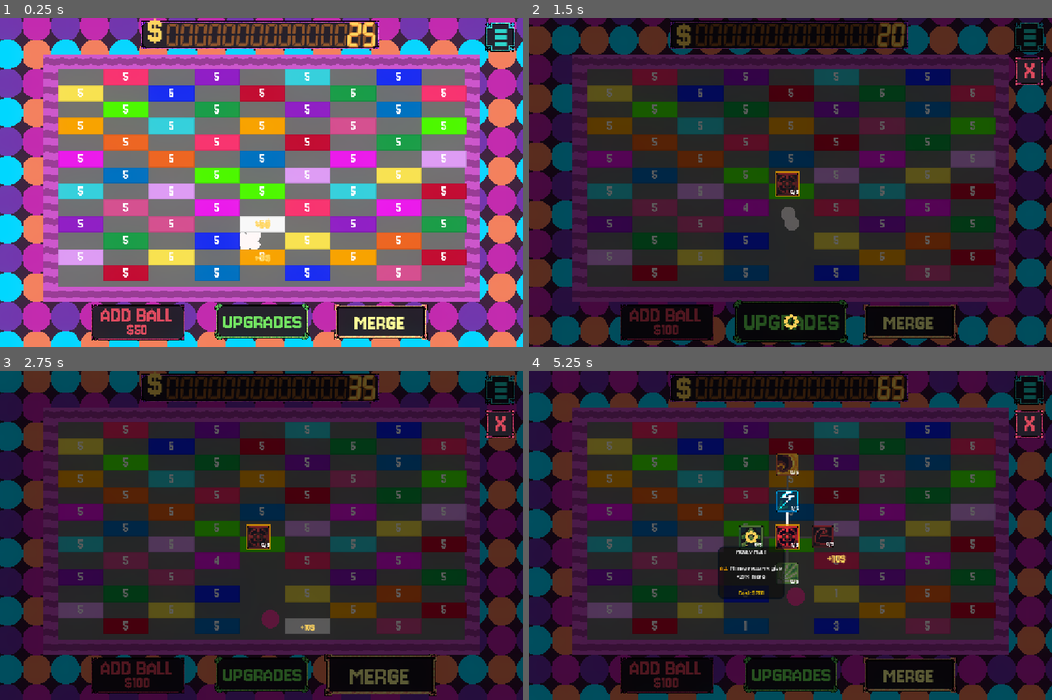
Above: before the commit, frames 1-4 (two rows, left to right).
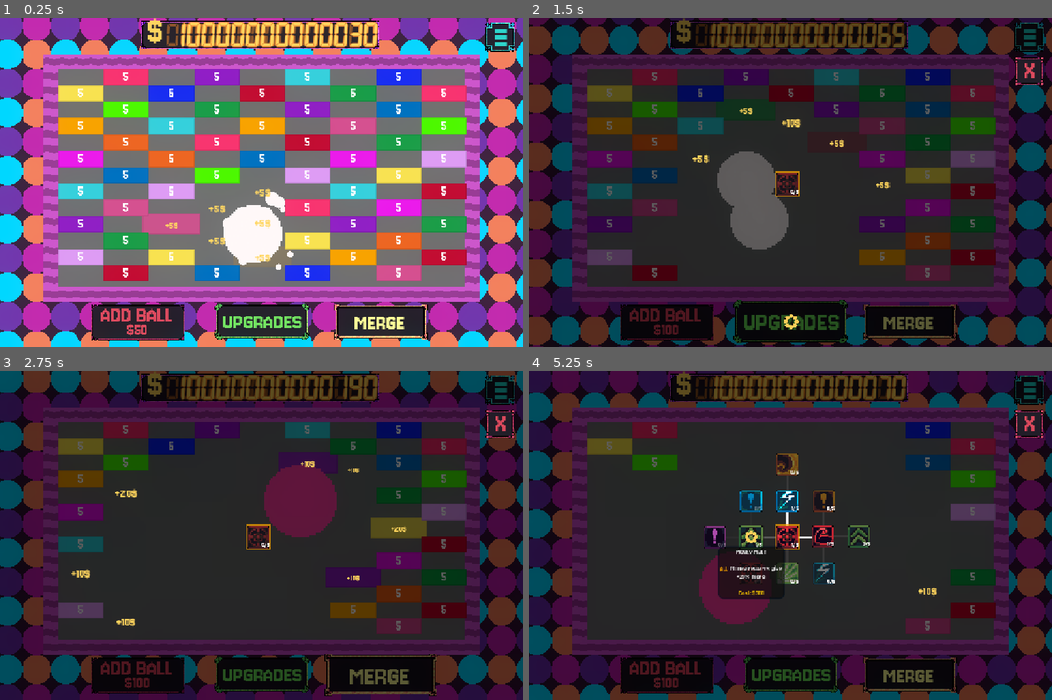
Above: after the commit, the same moments.

Repository: LeviathanGamez/Ouroborb
Game: Godot game, scene res://scenes/Game.tscn
Same seed, same stepped clock (60 frames per second), same inputs: the game is played once before the commit and once after it. This scene is started directly instead of the project's main scene. Sound files missing from this copy of the repository are replaced by a short silence.
Inputs (mouse positions are in pixels of both pictures, inside the frame that each line leads up to):
- Up to frame 1 (0.25 s): no input
- Up to frame 2 (1.5 s): click "ADD BALL" at 0.5 s; click "UPGRADES" at 1.25 s
- Up to frame 3 (2.75 s): click "MERGE" at 2 s
- Up to frame 4 (5.25 s): click (785, 538) at 2.75 s; click (821, 535) at 3.5 s; click (785, 502) at 4.27 s; click (748, 538) at 5.02 s

The runs differ from the first frame. In frame 1, 4.9% of the frame differs, in the area x 27-73%, y 1-77%; in frame 2, 12%; in frame 3, 16%; in frame 4, 21%, in the area x 11-90%, y 0-80%.

Commit message:
Added Object Pooling
Added Object Pooling to money texts allowing for next to no slowdown when reaching high numbers.

Diff:
--- a/new-game-project/scripts/character_body_2d.gd
+++ b/new-game-project/scripts/character_body_2d.gd
@@ -17,7 +17,7 @@
 var crit_power
 var crit_value
 
-
+#object pooling
 
 var particle_scene = preload("res://scenes/particles.tscn")
 var particle
@@ -41,6 +41,7 @@
 	if audio_player2 and audio_player2.stream:
 		audio_player2.stream = audio_player2.stream.duplicate()
 
+
 func damage(collided):
 	var temp_crit_value = crit_value * collided.stats.tile_type_mult
 	var temp_value = value * collided.stats.tile_type_mult
@@ -58,10 +59,7 @@
 		collided.get_node("Sprite2D").material.set_shader_parameter("Tint", Color.html("EFBF04"))
 		play_sound(audio_player2)
 		#money animation
-		var money_a = money_text.instantiate()
-		get_tree().current_scene.get_node("Money_texts").add_child(money_a)
-		money_a.global_position = collided.global_position
-		money_a.get_node("RichTextLabel").text = "+"+str(int(round(temp_crit_value)))+"$"
+		spawn_text_pooled(collided,temp_crit_value)
 
 	else:
 		GlobalGameManager.add_count(temp_value)
@@ -69,11 +67,7 @@
 		play_sound(audio_player)
 		collided.value -= power
 		#money animation
-		var money_a = money_text.instantiate()
-		get_tree().current_scene.get_node("Money_texts").add_child(money_a)
-		money_a.global_position = collided.global_position
-		money_a.get_node("RichTextLabel").text = "+"+str(int(round(temp_value)))+"$"
-
+		spawn_text_pooled(collided,temp_value)
 	collided.get_node("HitFlashAnimationPlayer").play("hit_flash")
 
 
@@ -120,6 +114,13 @@
 	velocity = velocity.normalized()*speed
 	sprite.texture = stats.texture
 
+func spawn_text_pooled(collided,value):
+	var money_text = GlobalGameManager.label_pool[GlobalGameManager.label_pool_index]
+	money_text.visible = true
+	GlobalGameManager.label_pool_index = wrap(GlobalGameManager.label_pool_index + 1,0,GlobalGameManager.max_label_count)
+	money_text.global_position = collided.global_position
+	money_text.get_node("RichTextLabel").text = "+"+str(int(round(value)))+"$"
+	money_text.play_animation()
 
 func spawn_particles(collision):
 	particle2 = particle_scene2.instantiate()
--- a/new-game-project/scripts/game_manager.gd
+++ b/new-game-project/scripts/game_manager.gd
@@ -5,6 +5,7 @@
 @onready var UI =  $"../UI"
 @onready var tiles = $"../Tiles"
 @onready var skill_tree = $"../UI/SkillTree"
+var money_text = preload("res://scenes/money.tscn")
 
 var tile_scene = preload("res://scenes/tile.tscn")
 var gold = preload("res://resources/tile_types/gold.tres")
@@ -27,6 +28,11 @@
 	#make skill tree visible
 	skill_tree.visible = true
 	UI.visible = false
+	for i in range(GlobalGameManager.max_label_count):
+		var money_a = money_text.instantiate()
+		get_tree().current_scene.get_node("Money_texts").add_child(money_a)
+		money_a.visible = false
+		GlobalGameManager.label_pool.append(money_a)
 
 
 func _input(event):
--- a/new-game-project/scripts/global_game_manager.gd
+++ b/new-game-project/scripts/global_game_manager.gd
@@ -2,9 +2,13 @@
 
 #global vairables
 
+var max_label_count = 2000
+var label_pool = []
+var label_pool_index = 0
 
-var god_mode = false
-var infinite_money = false
+
+var god_mode = true
+var infinite_money = true
 var screenshake = false
 var paused = false
 
@@ -50,10 +54,13 @@
 
 var label
 var tween
+
 func _ready() -> void:
 	if god_mode or infinite_money:
 		money = 10000000000000
 	god_mode_check()
+
+
 
 
 
--- a/new-game-project/scripts/money.gd
+++ b/new-game-project/scripts/money.gd
@@ -4,9 +4,14 @@
 var button_editor = preload("res://scripts/tweens.gd")
 @onready var text_label = $RichTextLabel
 
-func _ready() -> void:
+func play_animation() -> void:
 
+	text_label.scale = Vector2.ONE
+	text_label.pivot_offset = text_label.size / 2
 	button_editor.reset_tween(self)
 	tween.tween_property(text_label,"scale",Vector2(1.8,1.8),0.2)
 	tween.tween_property(text_label,"scale",Vector2(0,0),0.2).set_delay(0.2)
-	tween.parallel().tween_property(text_label,"position",Vector2(text_label.global_position.x,text_label.global_position.y-40),0.4)
+	tween.parallel().tween_property(text_label, "position:y", -40, 0.4)
+
+	await tween.finished
+	visible = false
--- a/new-game-project/scripts/tile.gd
+++ b/new-game-project/scripts/tile.gd
@@ -66,11 +66,10 @@
 		sprite.material.set_shader_parameter("Tint", Color.html("EFBF04"))
 		play_sound(audio_player2)
 		#money animation
-		var money_a = money_text.instantiate()
-		get_tree().current_scene.get_node("Money_texts").add_child(money_a)
-		money_a.global_position = global_position
+
 		crit_value = int(round(crit_value))
-		money_a.get_node("RichTextLabel").text = "+"+str(int(round(crit_value)))+"$"
+		spawn_text_pooled(crit_value)
+
 		if value <= 0:
 
 			if sound2.playing:
@@ -90,11 +89,9 @@
 		GlobalGameManager.add_count(tile_value)
 		play_sound(audio_player)
 		#money animation
-		var money_a = money_text.instantiate()
-		get_tree().current_scene.get_node("Money_texts").add_child(money_a)
-		money_a.global_position = global_position
+
 		tile_value = int(round(tile_value))
-		money_a.get_node("RichTextLabel").text = "+"+str(int(round(tile_value)))+"$"
+		spawn_text_pooled(tile_value)
 		if value <= 0:
 			if sound.playing:
 				sound.stop()
@@ -107,6 +104,14 @@
 			kill()
 
 	animation_player.play("hit_flash")
+func spawn_text_pooled(value):
+	var money_text = GlobalGameManager.label_pool[GlobalGameManager.label_pool_index]
+	money_text.visible = true
+	GlobalGameManager.label_pool_index = wrap(GlobalGameManager.label_pool_index + 1,0,GlobalGameManager.max_label_count)
+	money_text.global_position = global_position
+	money_text.get_node("RichTextLabel").text = "+"+str(int(round(value)))+"$"
+	money_text.play_animation()
+
 func play_sound(audio):
 	if audio.playing and audio.get_playback_position() <= 0.05:
 		return
